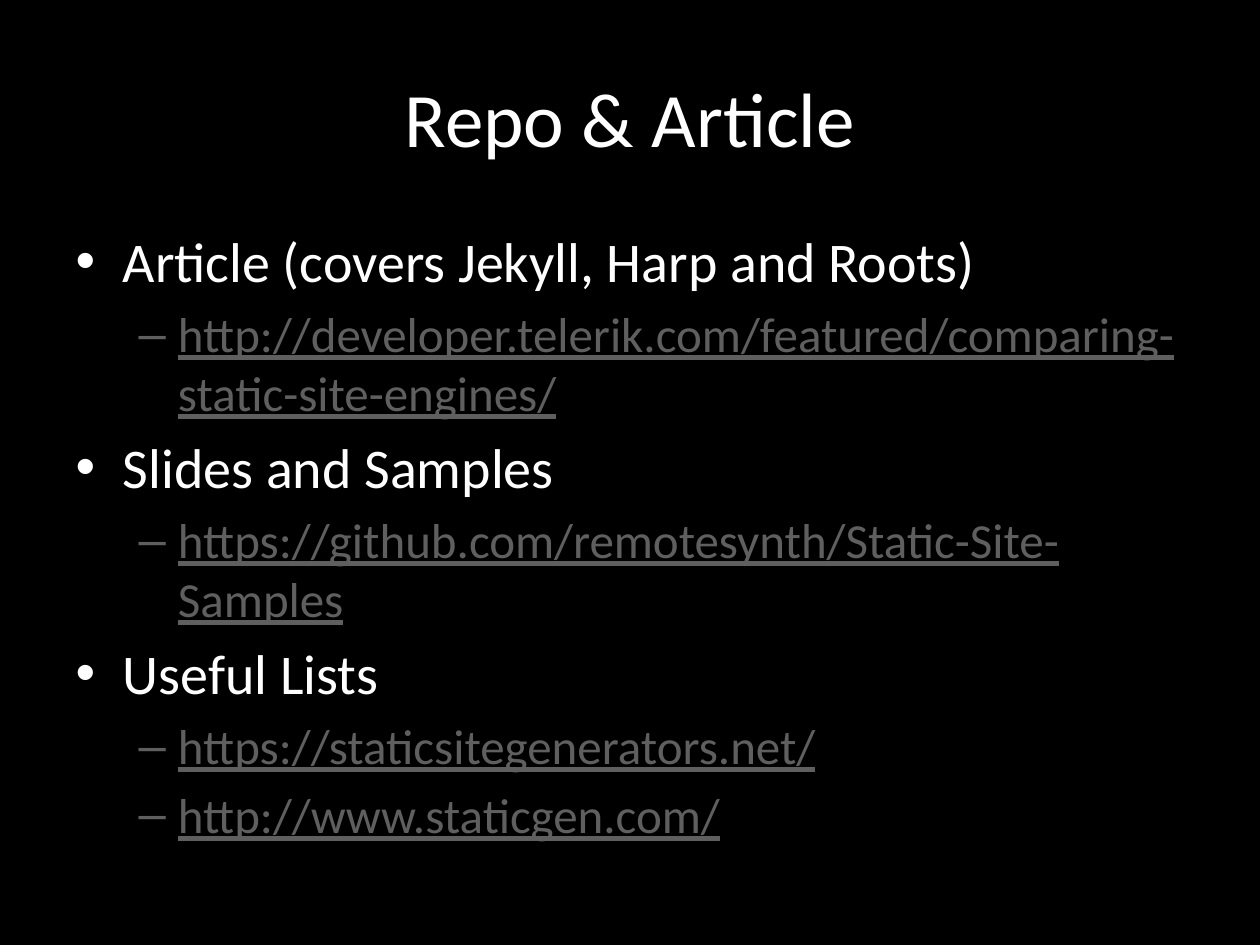
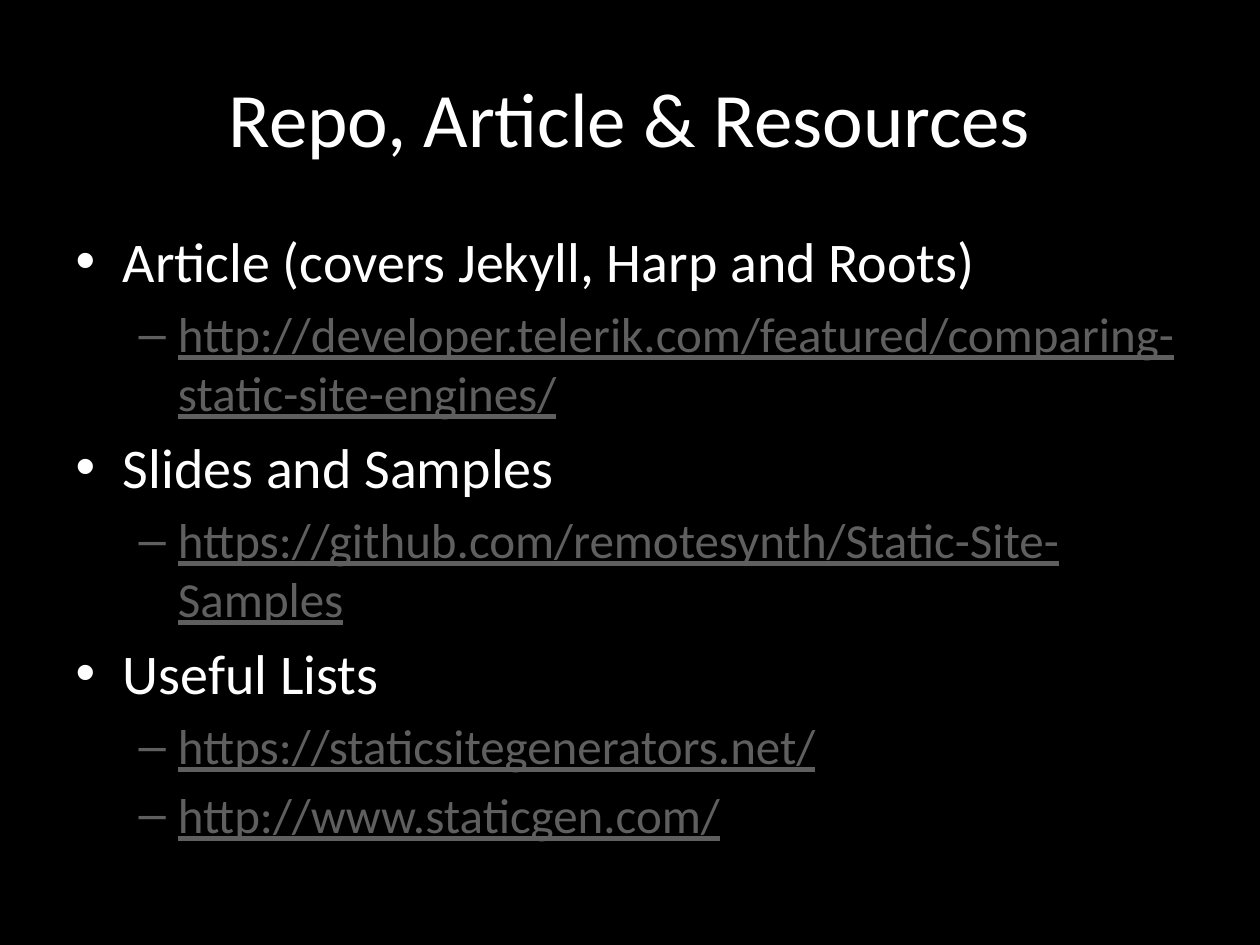
Before and after one commit to remotesynth/Static-Site-Samples, a slide deck: slide 41 of static-sites.pptx (slide 42 before the commit). Drawn at 1260x945 pixels with LibreOffice and Linux fonts; fonts in the diff are those of the drawing. Boxes give left, top, right and bottom in pixels: in the first picture for what was removed or moved away, otherwise in the second. Text is boxed around its words. In the diff, an @@ line names an element or a change of style, - is before the commit and + after.

```diff
--- a/static-sites.pptx
+++ b/static-sites.pptx
@@ title at <box>229,93,1030,160</box>: text changed @@
-Repo & Article
+Repo, Article & Resources
```
Also in this commit, not shown: 2 other slides changed, 1 slide removed.
